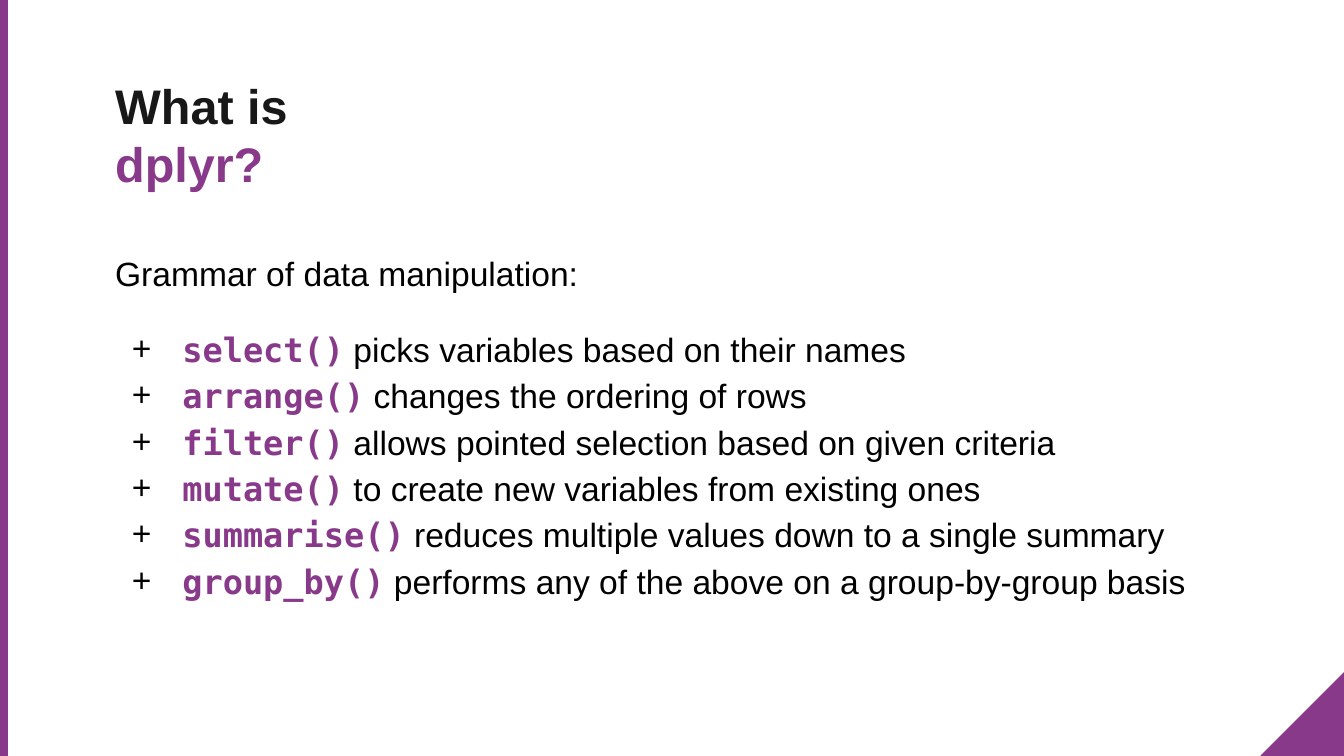
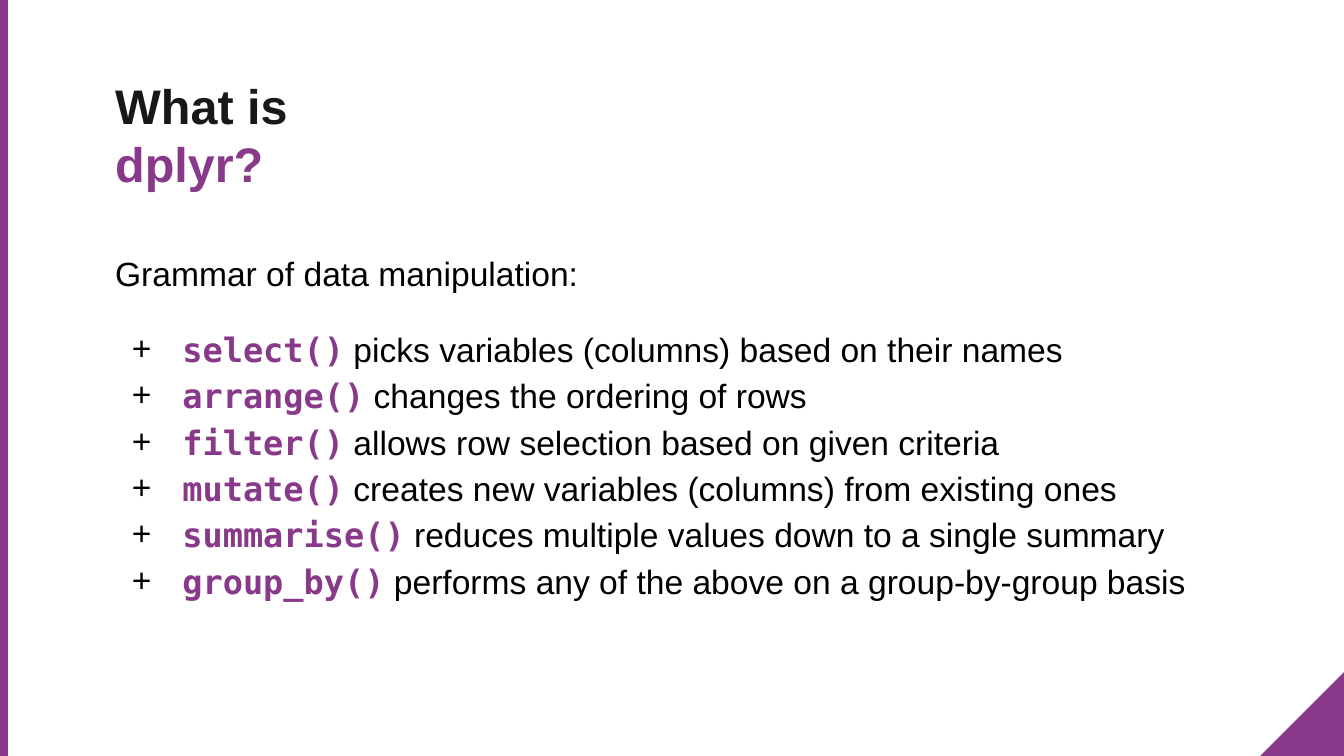
Before and after one commit to MeyerGrace/dive-into-dplyr, a slide deck: slide 9 of dive_into_dplyr.pptx. Drawn at 1344x756 pixels with LibreOffice and Linux fonts; fonts in the diff are those of the drawing; background and template pictures are left out. Boxes give left, top, right and bottom in pixels: in the first picture for what was removed or moved away, otherwise in the second. Text is boxed around its words. In the diff, an @@ line names an element or a change of style, - is before the commit and + after.

```diff
--- a/dive_into_dplyr.pptx
+++ b/dive_into_dplyr.pptx
@@ text at <box>182,336,1063,368</box>: text changed @@
-+ select() picks variables based on their names
++ select() picks variables (columns) based on their names
@@ text at <box>182,427,1117,507</box>: text changed @@
-+ filter() allows pointed selection based on given criteria
-+ mutate() to create new variables from existing ones
++ filter() allows row selection based on given criteria
++ mutate() creates new variables (columns) from existing ones
```
Also in this commit, not shown: 14 other slides changed, 2 other files.
